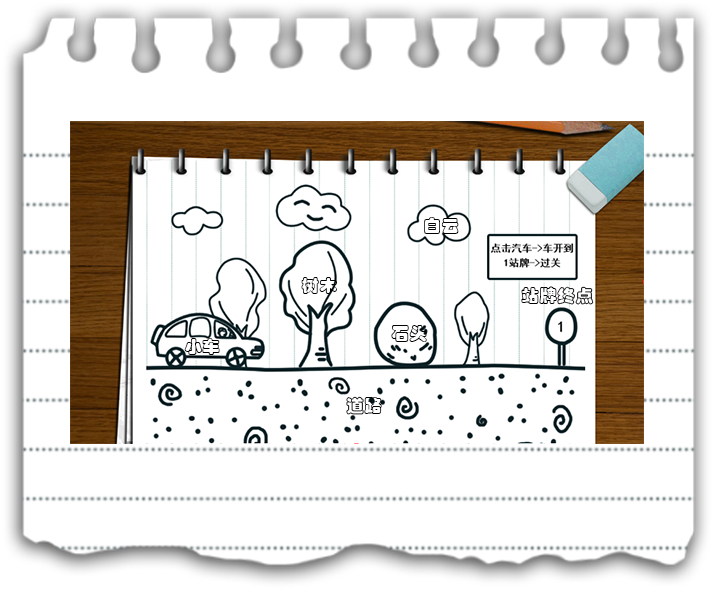
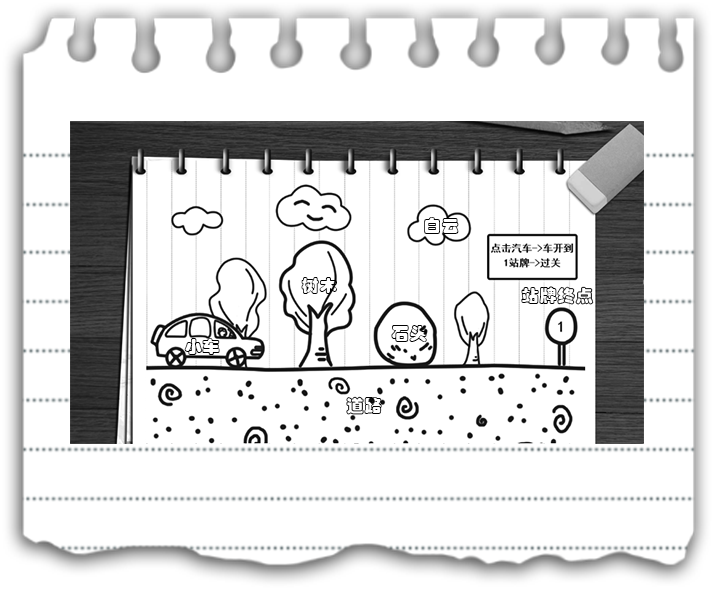
Layer changes from the first 714x590 image to the second:
removed layer "guid" over [70, 121, 644, 444]
added layer "图层 1" above "background_1" over [70, 121, 644, 444]
